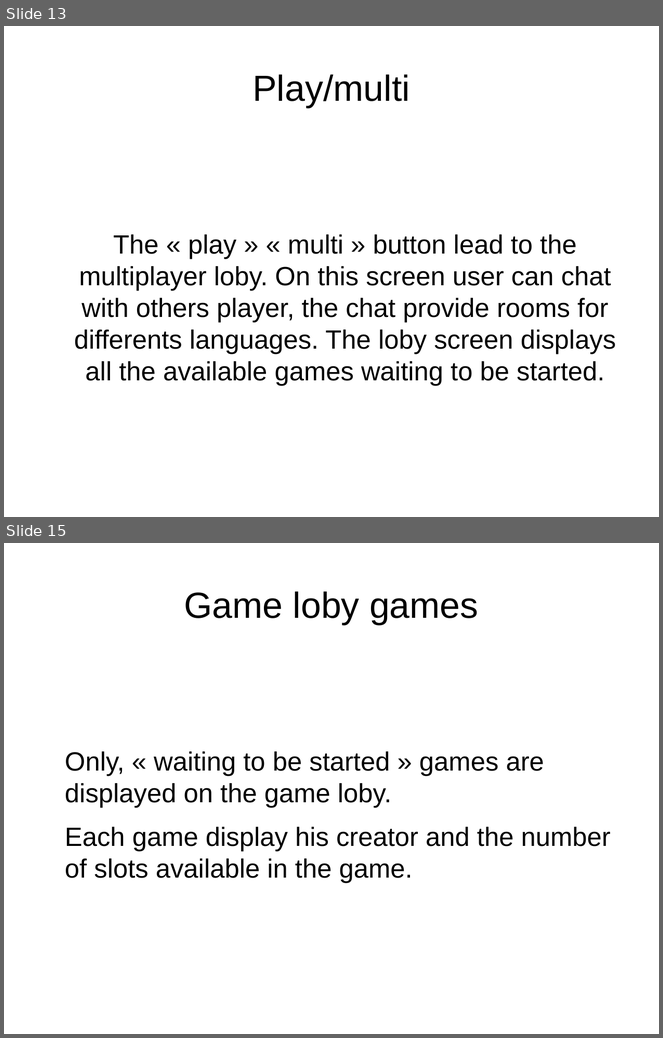
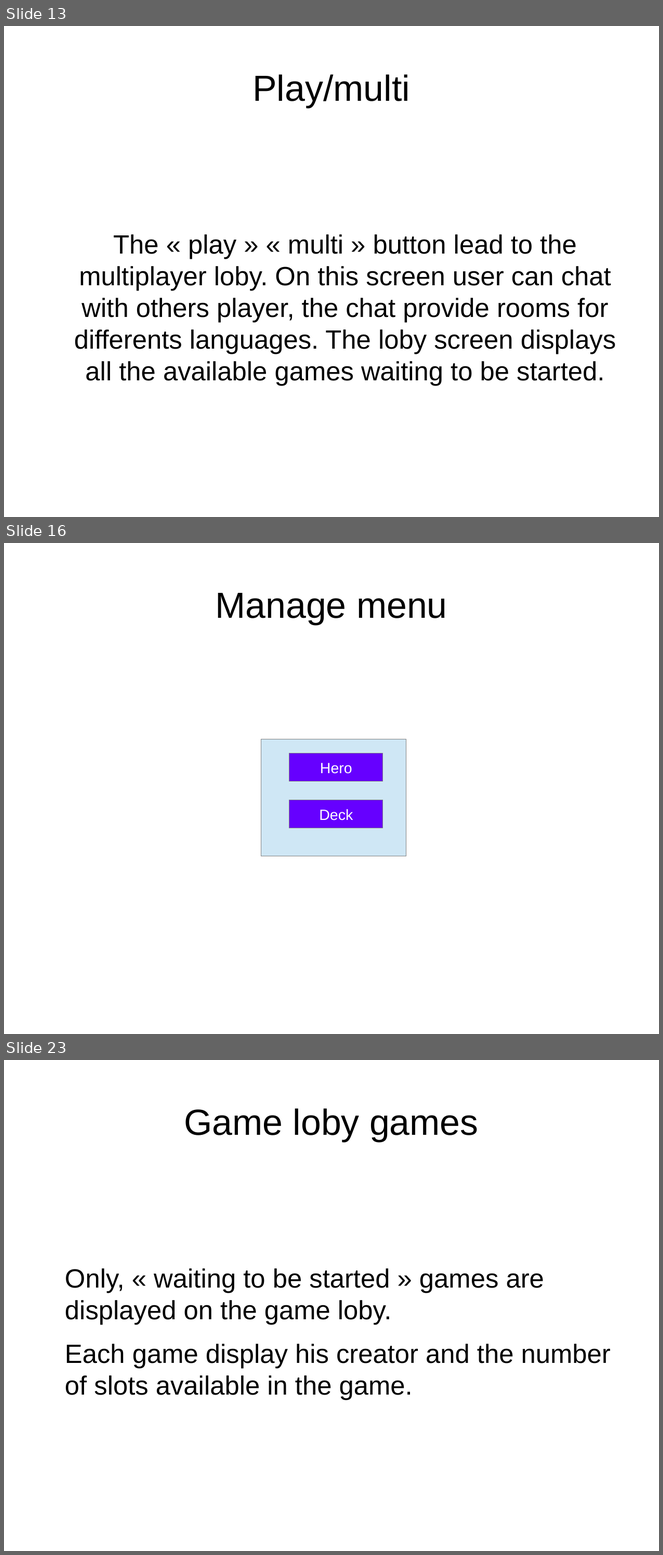
Before and after one commit to idolord/CryptDuel, a slide deck: documentation/interface.menu CDC.odp. Shown one above the other, each under a label of ours: slides 13 and 15 before the commit, slides 13, 16 and 23 after it; the slides between them are not shown. The pictures are 663x1038 and 663x1555 pixels, drawn with LibreOffice and Linux fonts; fonts in the diff are those of the drawing. Boxes give left, top, right and bottom in pixels: in the first picture for what was removed or moved away, otherwise in the second. Text is boxed around its words. In the diff, an @@ line names an element or a change of style, - is before the commit and + after.

```diff
--- a/documentation/interface.menu CDC.odp
+++ b/documentation/interface.menu CDC.odp
@@ slide 16 added at (4,543,659,1034), background #FFFFFF @@
@@ title added at (215,593,448,625), 44 pt, text #000000 @@
+Manage menu
@@ rectangle added at (261,740,406,857), fill #CFE7F5, outline #808080 0 pt @@
@@ rectangle added at (289,754,383,781), fill #6600FF, outline #808080 0 pt, 18 pt, text #FFFFFF @@
+Hero
@@ rectangle added at (289,800,383,828), fill #6600FF, outline #808080 0 pt, 18 pt, text #FFFFFF @@
+Deck
@@ what was slide 15 is now slide 23 @@
```
Also in this commit, not shown: 2 slides changed, 8 other slides added.
